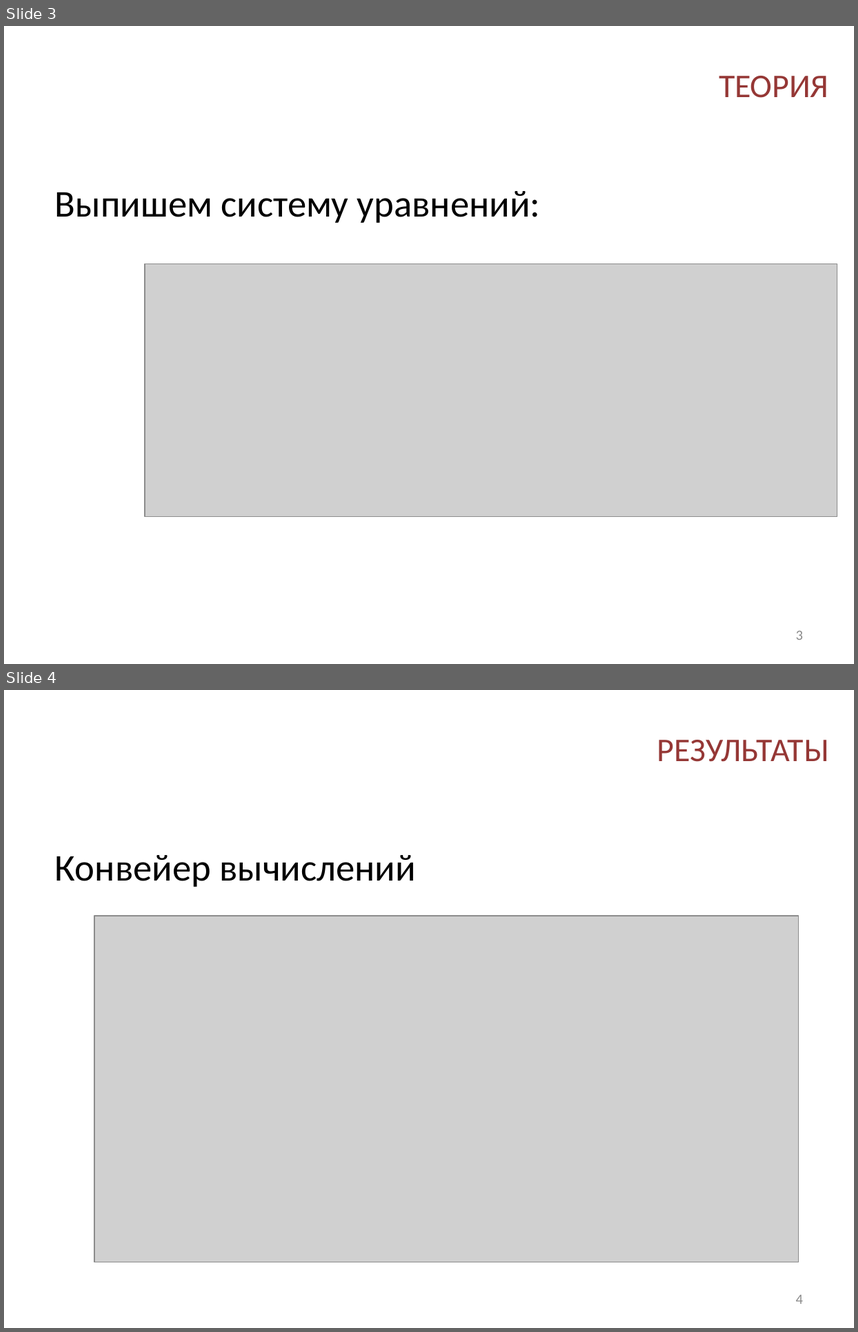
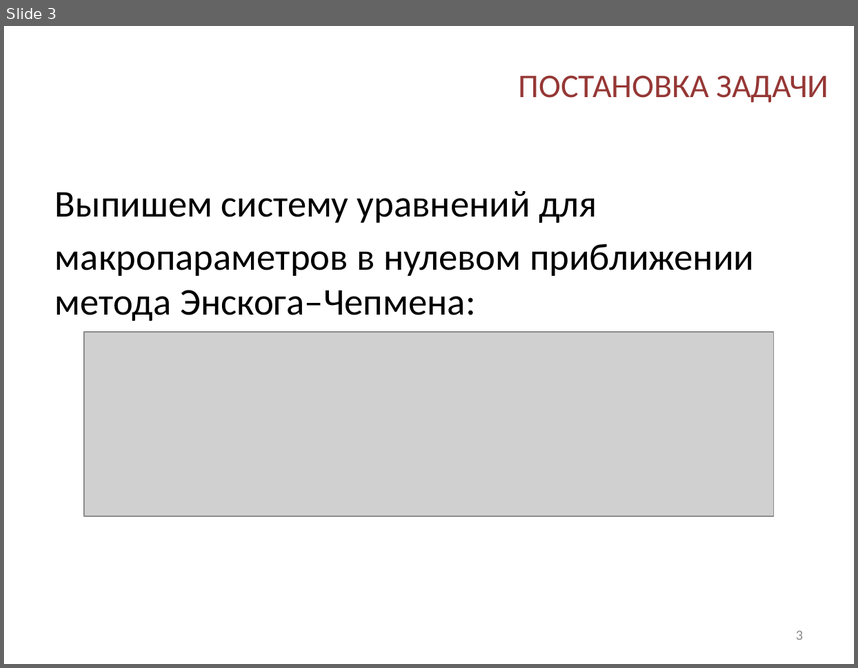
Before and after one commit to SpinSpinSugar/lectures, a slide deck: Student_conference/Relaxation_after_shockwave_ru.pptx. Shown one above the other, each under a label of ours: slides 3 and 4 before the commit, slide 3 after it. The pictures are 858x1332 and 858x668 pixels, drawn with LibreOffice and Linux fonts; fonts in the diff are those of the drawing; grey boxes stand for pictures; background and template pictures are left out. Boxes give left, top, right and bottom in pixels: in the first picture for what was removed or moved away, otherwise in the second. Text is boxed around its words. In the diff, an @@ line names an element or a change of style, - is before the commit and + after.

```diff
--- a/Student_conference/Relaxation_after_shockwave_ru.pptx
+++ b/Student_conference/Relaxation_after_shockwave_ru.pptx
@@ slide 4 removed at <box>4,690,854,1328</box>, background picture (left out) @@
@@ title removed at <box>657,740,829,762</box> @@
-РЕЗУЛЬТАТЫ
@@ text removed at <box>55,855,416,887</box> @@
-Конвейер вычислений
@@ picture removed at <box>94,915,798,1261</box> @@
@@ page number removed at <box>796,1294,803,1303</box> @@
-4
@@ slide 3 changed as well @@
@@ title at <box>519,76,829,103</box>: text changed @@
-ТЕОРИЯ
+ПОСТАНОВКА ЗАДАЧИ
@@ text at <box>55,191,754,321</box>: text changed @@
-Выпишем систему уравнений:
+Выпишем систему уравнений для
+макропараметров в нулевом приближении метода Энскога–Чепмена:
@@ picture: place and size @@
-picture at <box>145,264,838,517</box>
+picture at <box>84,332,774,517</box>
```
Also in this commit, not shown: 4 other slides changed, 4 slides added, 2 other slides removed, 3 other files.
